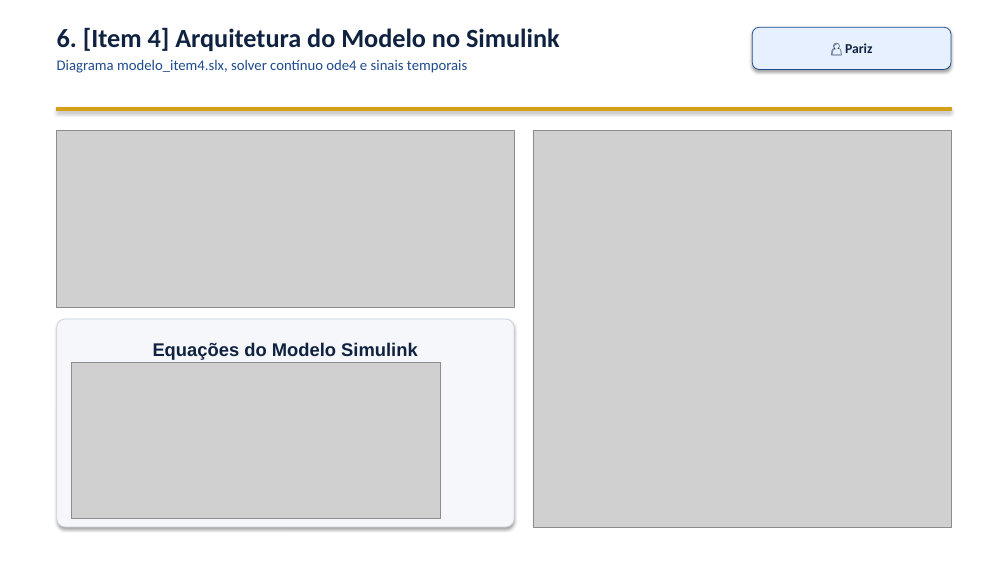
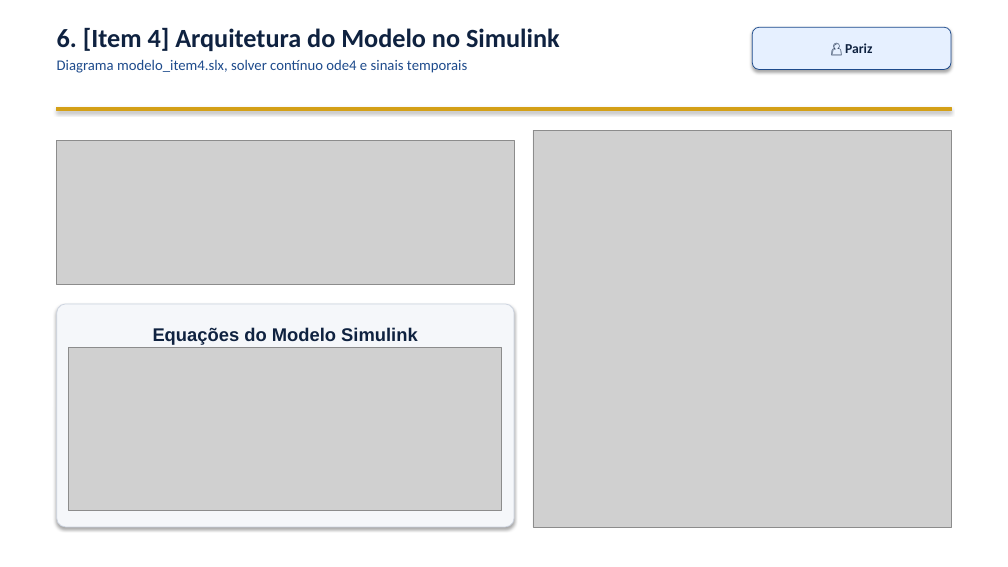
Before and after one commit to VPariz/masd-identificacao-n2cacgo, a slide deck: slide 7 of apresentacao/apresentacao_MASD_N2CACGO_IME.pptx. Drawn at 1008x567 pixels with LibreOffice and Linux fonts; fonts in the diff are those of the drawing; grey boxes stand for pictures. Boxes give left, top, right and bottom in pixels: in the first picture for what was removed or moved away, otherwise in the second. Text is boxed around its words. In the diff, an @@ line names an element or a change of style, - is before the commit and + after.

Commit message:
Revisa e aprimora Slides 4-8 (Pariz), figuras e pacote de entrega

```diff
--- a/apresentacao/apresentacao_MASD_N2CACGO_IME.pptx
+++ b/apresentacao/apresentacao_MASD_N2CACGO_IME.pptx
@@ picture resized from (x1=57, y1=130, x2=514, y2=308) to (x1=57, y1=141, x2=514, y2=284) @@
@@ rounded rectangle "Equações do Modelo Simulink" resized from (x1=57, y1=319, x2=514, y2=527) to (x1=57, y1=304, x2=514, y2=527) @@
@@ picture resized from (x1=72, y1=363, x2=441, y2=519) to (x1=69, y1=348, x2=501, y2=510) @@
```
Also in this commit, not shown: 4 other slides changed, 10 other files.
